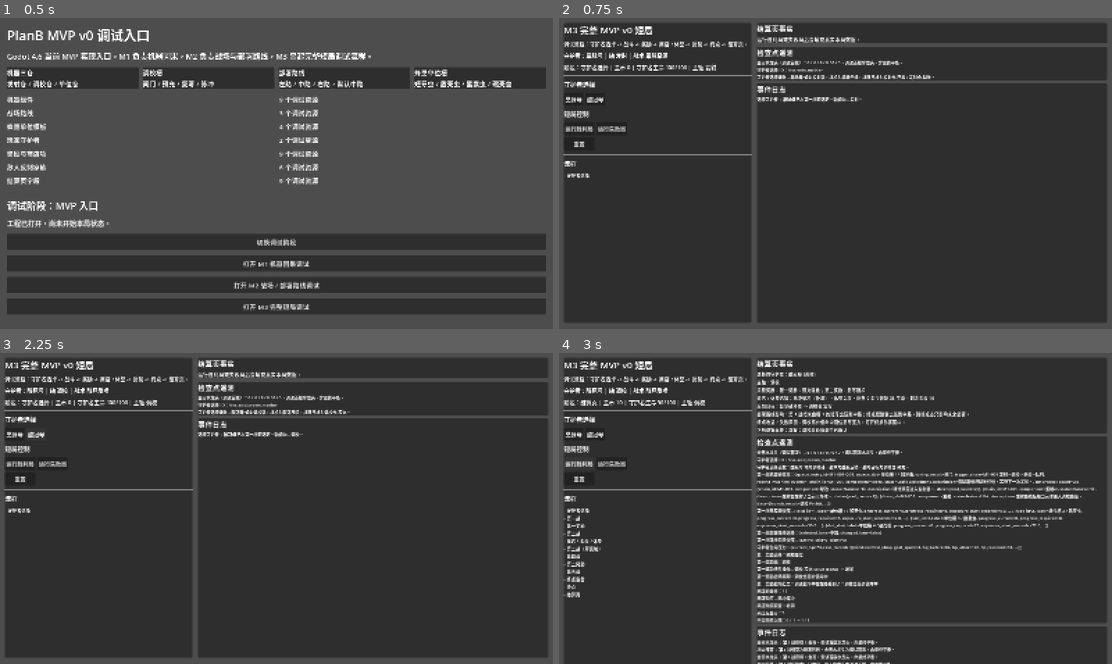
Above: before the commit, frames 1-4 (two rows, left to right).
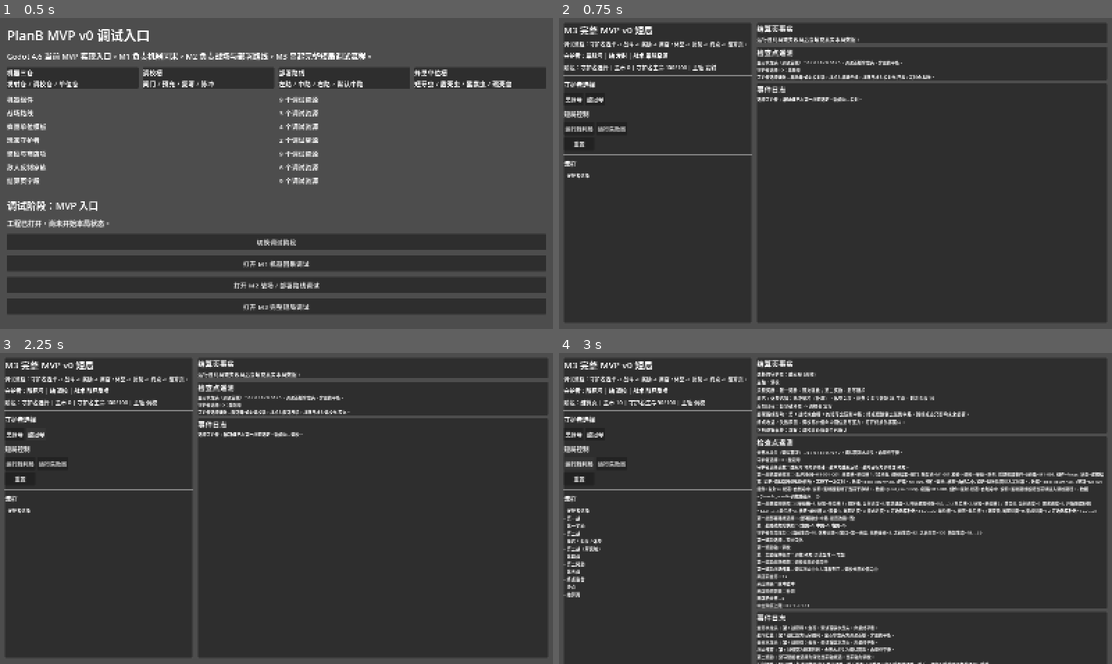
Above: after the commit, the same moments.

Repository: moxxxYc/planB
Game: Godot game, scene res://scenes/run/mvp_shell.tscn
Two runs of this game, one before a commit and one after it. Both use one fixed random seed, a clock stepped at 60 frames per second and the inputs below.
Inputs:
- Up to frame 1 (0.5 s): no input
- Up to frame 2 (0.75 s): click "打开 M3 完整短局调试" at 0.5 s
- Up to frame 3 (2.25 s): click "巢脉母" at 1.25 s; click "酸冠母" at 2 s
- Up to frame 4 (3 s): click "运行胜利局" at 2.75 s

Frame 1 is identical in both runs. In frame 2, less than 0.1% of the frame differs, in the area x 41-48%, y 16-18%; in frame 3, less than 0.1%; in frame 4, 8.6%, in the area x 35-99%, y 33-100%.

Commit message:
fix: translate m3 debug telemetry display

Diff:
--- a/mvp/scripts/run/mvp_session_debug.gd
+++ b/mvp/scripts/run/mvp_session_debug.gd
@@ -432,10 +432,12 @@
 
 
 func _display_value(value) -> String:
+	if value is bool:
+		return "是" if value else "否"
 	if value is Dictionary:
 		var parts: Array[String] = []
 		for key in (value as Dictionary).keys().slice(0, min(5, (value as Dictionary).size())):
-			parts.append("%s=%s" % [_display_telemetry_key(key), _display_value((value as Dictionary)[key])])
+			parts.append("%s=%s" % [_display_data_key(key), _display_value((value as Dictionary)[key])])
 		if (value as Dictionary).size() > parts.size():
 			parts.append("...")
 		return "{%s}" % ", ".join(parts)
@@ -449,6 +451,29 @@
 		return "[%s]" % ", ".join(parts)
 	var text := str(value)
 	return text \
+		.replace("hive.vein_mother", "巢脉母") \
+		.replace("hive.acid_crown_mother", "酸冠母") \
+		.replace("hive.short_fang", "短牙虫") \
+		.replace("hive.shield_shell", "盾壳虫") \
+		.replace("hive.acid_sac", "酸囊虫") \
+		.replace("hive.crush_shell_beast", "碾壳兽") \
+		.replace("enemy.grunt", "敌方步兵") \
+		.replace("enemy.raider", "敌方突袭者") \
+		.replace("enemy.brute", "敌方重兵") \
+		.replace("pool_pocket", "池袋") \
+		.replace("prime_charge", "预充强化") \
+		.replace("slot_primer", "槽位底火") \
+		.replace("front_recycle", "前线回收") \
+		.replace("junk_sieve", "废料筛") \
+		.replace("surge_buffer", "脉冲缓冲") \
+		.replace("queue_brace", "队列支架") \
+		.replace("muster_pair", "集结成双") \
+		.replace("echo_latch", "复写锁扣") \
+		.replace("pool_polluter", "池污染者") \
+		.replace("echo_breaker", "复写破坏者") \
+		.replace("stagger_punisher", "断档惩罚者") \
+		.replace("first_shop", "第一商店") \
+		.replace("endpoint_prep", "终点准备") \
 		.replace("Guardian Select", "守护者选择") \
 		.replace("First Reward", "第一奖励") \
 		.replace("Second Reward", "第二奖励") \
@@ -456,6 +481,38 @@
 		.replace("Result Page", "结算页") \
 		.replace("Shop / Gold / Rest", "商店 / 金币 / 休整") \
 		.replace("Battle 3 with counter", "第三战（带反制）") \
+		.replace("Battle 1", "第一战") \
+		.replace("Battle 2", "第二战") \
+		.replace("Battle 4", "第四战") \
+		.replace("Battle 5", "第五战") \
+		.replace("Reward / Shop", "奖励 / 商店") \
+		.replace("Second Reward", "第二奖励") \
+		.replace("Reward", "奖励") \
+		.replace("Shop", "商店") \
+		.replace("Natural Hit", "自然命中") \
+		.replace("Blocked Bounce", "阻挡反弹") \
+		.replace("Valid Unit Hit", "有效单位命中") \
+		.replace("Split Return", "分裂回流") \
+		.replace("Recycle Return", "回收回流") \
+		.replace("Waste", "废弃") \
+		.replace("Logic Settlement", "逻辑结算") \
+		.replace("Tuning Path", "调校路径") \
+		.replace("capacity", "容量") \
+		.replace("pollution", "污染") \
+		.replace("value_bonus", "价值加成") \
+		.replace("repeat_value", "重复价值") \
+		.replace("target_lock", "目标锁定") \
+		.replace("charge_buffer", "充能缓冲") \
+		.replace("progress_floor", "进度底线") \
+		.replace("empty_gap_response", "空窗响应") \
+		.replace("empty_gap", "空窗") \
+		.replace("merge_window", "合并窗口") \
+		.replace("fire_behavior", "发射行为") \
+		.replace("return_position", "回流位置") \
+		.replace("player_win", "玩家胜利") \
+		.replace("player_loss", "玩家失败") \
+		.replace("player", "玩家侧") \
+		.replace("enemy", "敌方侧") \
 		.replace("Guardian", "守护者") \
 		.replace("Launch", "发射") \
 		.replace("Tuning", "调校") \
@@ -472,8 +529,6 @@
 		.replace("Left", "左路") \
 		.replace("Mid", "中路") \
 		.replace("Right", "右路") \
-		.replace("player_win", "玩家胜利") \
-		.replace("player_loss", "玩家失败") \
 		.replace("win", "胜利") \
 		.replace("loss", "失败") \
 		.replace("Anchor", "锚点") \
@@ -486,5 +541,142 @@
 		.replace("ending_hp", "结束生命")
 
 
+func _display_data_key(key) -> String:
+	match str(key):
+		"queue_entry_id":
+			return "队列条目"
+		"source_slot", "source_slot_id", "source_slot_label":
+			return "来源槽"
+		"tuning_result":
+			return "调校结果"
+		"trigger_chain":
+			return "触发链"
+		"recent_machine_events":
+			return "近期机器事件"
+		"slot_id":
+			return "单位槽"
+		"label":
+			return "标签"
+		"progress_current":
+			return "当前进度"
+		"progress_required":
+			return "需求进度"
+		"exposure_start_seconds":
+			return "开始暴露秒数"
+		"full_exposure_seconds":
+			return "完全暴露秒数"
+		"exposure_ratio":
+			return "暴露比例"
+		"accepting_hit":
+			return "接受命中"
+		"selected_lane", "deploy_lane", "lane":
+			return "部署路线"
+		"changed_lane":
+			return "是否改路"
+		"Left":
+			return "左路"
+		"Mid":
+			return "中路"
+		"Right":
+			return "右路"
+		"current_hp":
+			return "当前生命"
+		"rest_records":
+			return "休整记录"
+		"window":
+			return "窗口"
+		"gold_spent":
+			return "花费金币"
+		"gold_before":
+			return "之前金币"
+		"gold_after":
+			return "之后金币"
+		"hp_before":
+			return "之前生命"
+		"hp_after":
+			return "之后生命"
+		"hp_restored":
+			return "恢复生命"
+		"counter_id":
+			return "反制"
+		"display_name":
+			return "显示名"
+		"battle_number", "battle":
+			return "战斗编号"
+		"warning":
+			return "预警"
+		"target_component":
+			return "目标组件"
+		"visible_effect":
+			return "可见效果"
+		"log_record":
+			return "日志记录"
+		"modifier_id":
+			return "修改项"
+		"source_pool":
+			return "来源池"
+		"warehouse":
+			return "仓"
+		"operation":
+			return "操作"
+		"role_tag", "offer_role":
+			return "职责"
+		"player_read":
+			return "玩家读法"
+		"reason":
+			return "原因"
+		"inventory":
+			return "库存"
+		"purchase":
+			return "购买"
+		"rest":
+			return "休整"
+		"gold":
+			return "金币"
+		"debug_first_pass_balance":
+			return "调试首版平衡"
+		"outcome":
+			return "结果"
+		"primary_axis_payoff", "payoff":
+			return "主轴收益"
+		"break_reason":
+			return "失败原因"
+		"counter":
+			return "反制"
+		"player_guardian_hp":
+			return "玩家守护者生命"
+		"endpoint_guardian_hp":
+			return "终点守护者生命"
+		"reached_endpoint":
+			return "到达终点"
+		"victory":
+			return "胜利"
+		"ending_hp":
+			return "结束生命"
+		"share":
+			return "占比"
+		"debug_key_entry_count":
+			return "关键条目数"
+		"unit_id", "unit_name":
+			return "单位"
+		"impact":
+			return "影响"
+		"result":
+			return "结果"
+		"chain_id":
+			return "链路"
+		"component":
+			return "组件"
+		"state":
+			return "状态"
+		"description":
+			return "说明"
+		"data":
+			return "数据"
+		"time":
+			return "时间"
+	return _display_telemetry_key(key)
+
+
 func _scaled_font(font_size: int) -> int:
 	return int(round(float(font_size) * UI_SCALE))
